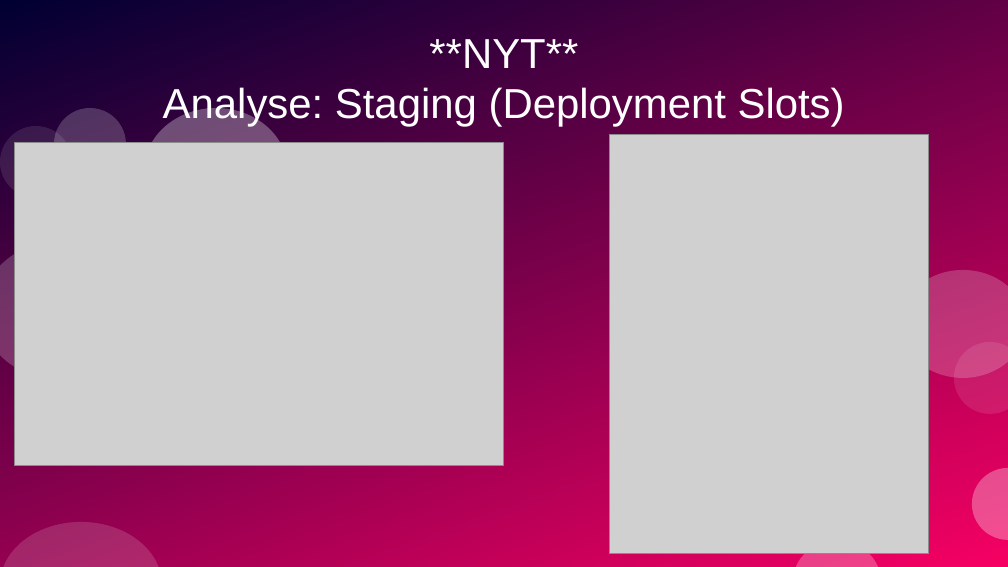
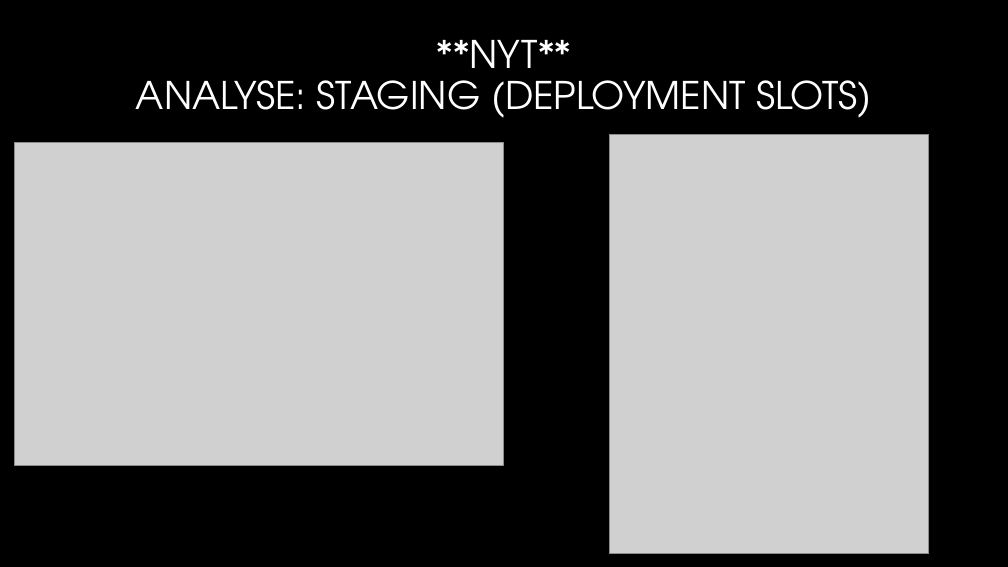
Before and after one commit to AndersBjerregaard/BetterBoard-BA, a slide deck: slide 10 of presentation/presentation.odp. Drawn at 1008x567 pixels with LibreOffice and Linux fonts; fonts in the diff are those of the drawing; grey boxes stand for pictures; background and template pictures are left out. Boxes give left, top, right and bottom in pixels: in the first picture for what was removed or moved away, otherwise in the second. Text is boxed around its words. In the diff, an @@ line names an element or a change of style, - is before the commit and + after.

```diff
--- a/presentation/presentation.odp
+++ b/presentation/presentation.odp
@@ background #FFFFFF to #000000 @@
@@ freeform shape removed at box(0, 0, 1008, 567) @@
@@ title at box(136, 40, 871, 118): text changed; size 33 to 30 pt; font Arial to TeX Gyre Adventor @@
-**NYT**
-Analyse: Staging (Deployment Slots)
+**NYT**
+ANALYSE: STAGING (DEPLOYMENT SLOTS)
@@ freeform shape removed at box(54, 108, 126, 180) @@
@@ freeform shape removed at box(144, 108, 287, 234) @@
@@ freeform shape removed at box(0, 126, 72, 198) @@
@@ freeform shape removed at box(0, 243, 125, 379) @@
@@ freeform shape removed at box(900, 270, 1008, 378) @@
@@ freeform shape removed at box(954, 342, 1008, 414) @@
@@ freeform shape removed at box(810, 468, 918, 552) @@
@@ freeform shape removed at box(972, 468, 1008, 541) @@
@@ freeform shape removed at box(0, 522, 162, 567) @@
@@ freeform shape removed at box(792, 541, 882, 567) @@
```
Also in this commit, not shown: 10 other slides changed.
